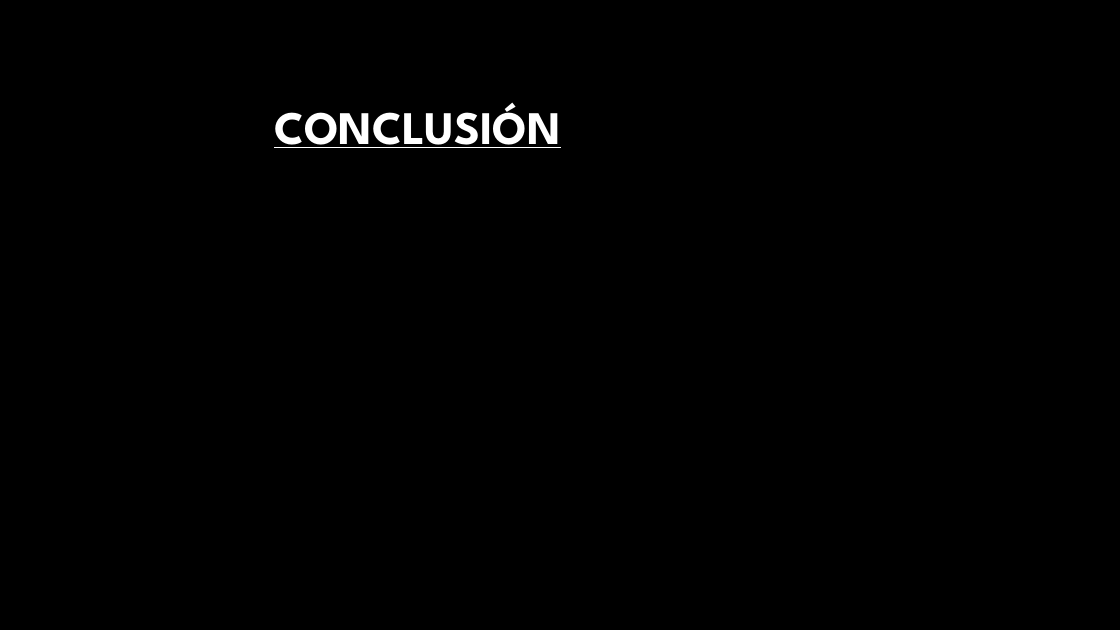
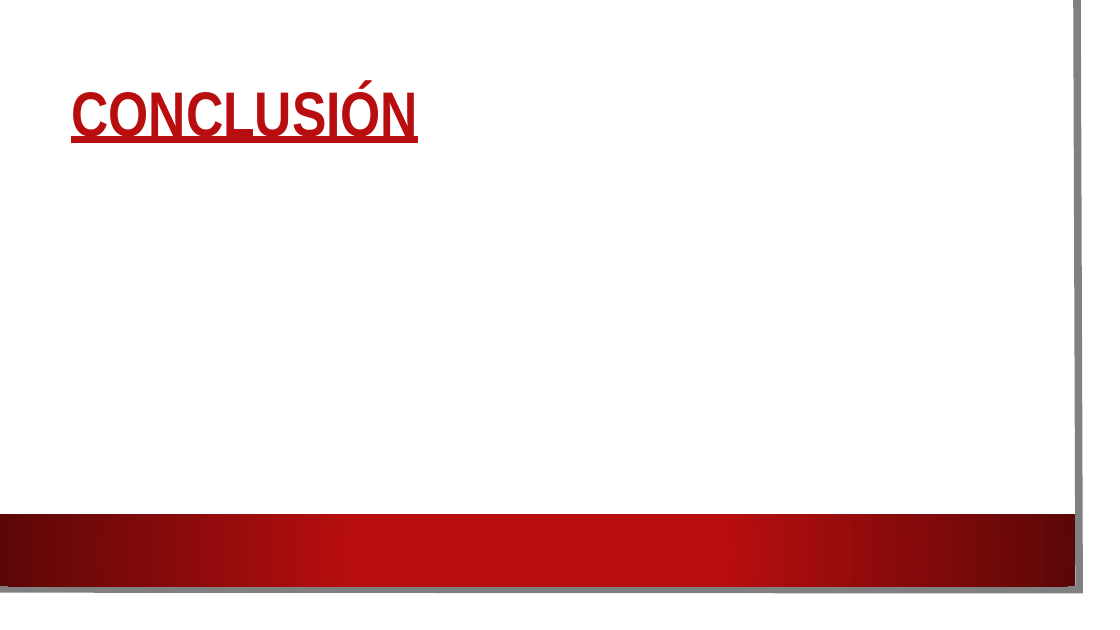
Before and after one commit to Bector/EPE2, a slide deck: slide 5 of NEflih.pptx. Drawn at 1120x630 pixels with LibreOffice and Linux fonts; fonts in the diff are those of the drawing; background and template pictures are left out. Boxes give left, top, right and bottom in pixels: in the first picture for what was removed or moved away, otherwise in the second. Text is boxed around its words. In the diff, an @@ line names an element or a change of style, - is before the commit and + after.

```diff
--- a/NEflih.pptx
+++ b/NEflih.pptx
@@ background #000000 to picture (left out) @@
@@ rectangle added at (0,0,1101,611), fill #FFFFFF @@
@@ freeform shape added at (0,0,1080,590), outline #808080 6.5 pt @@
@@ title "CONCLUSIÓN": place and size @@
-title "CONCLUSIÓN" at (274,102,561,148)
+title "CONCLUSIÓN" at (71,85,418,143)
@@ title "CONCLUSIÓN" at (71,85,418,143): size 40 to 54 pt, font League Spartan to Arial Narrow, text colour #FFFFFF to #B80E0F @@
@@ rectangle added at (0,514,1075,586), fill gradient #B80E0F to #5C0707 @@
```
Also in this commit, not shown: 4 other slides changed.
